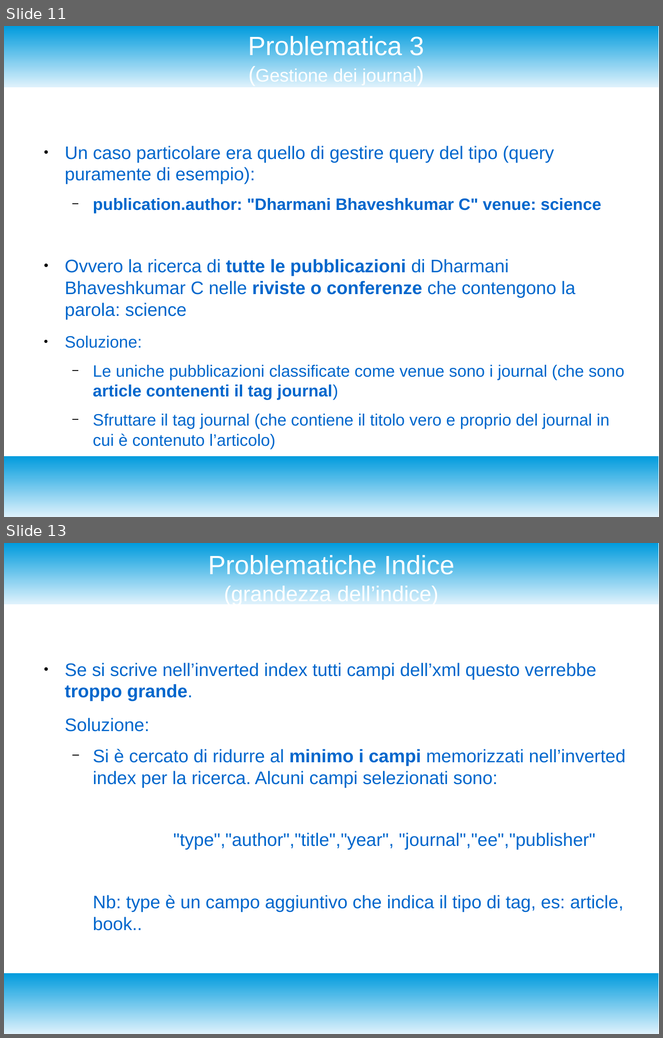
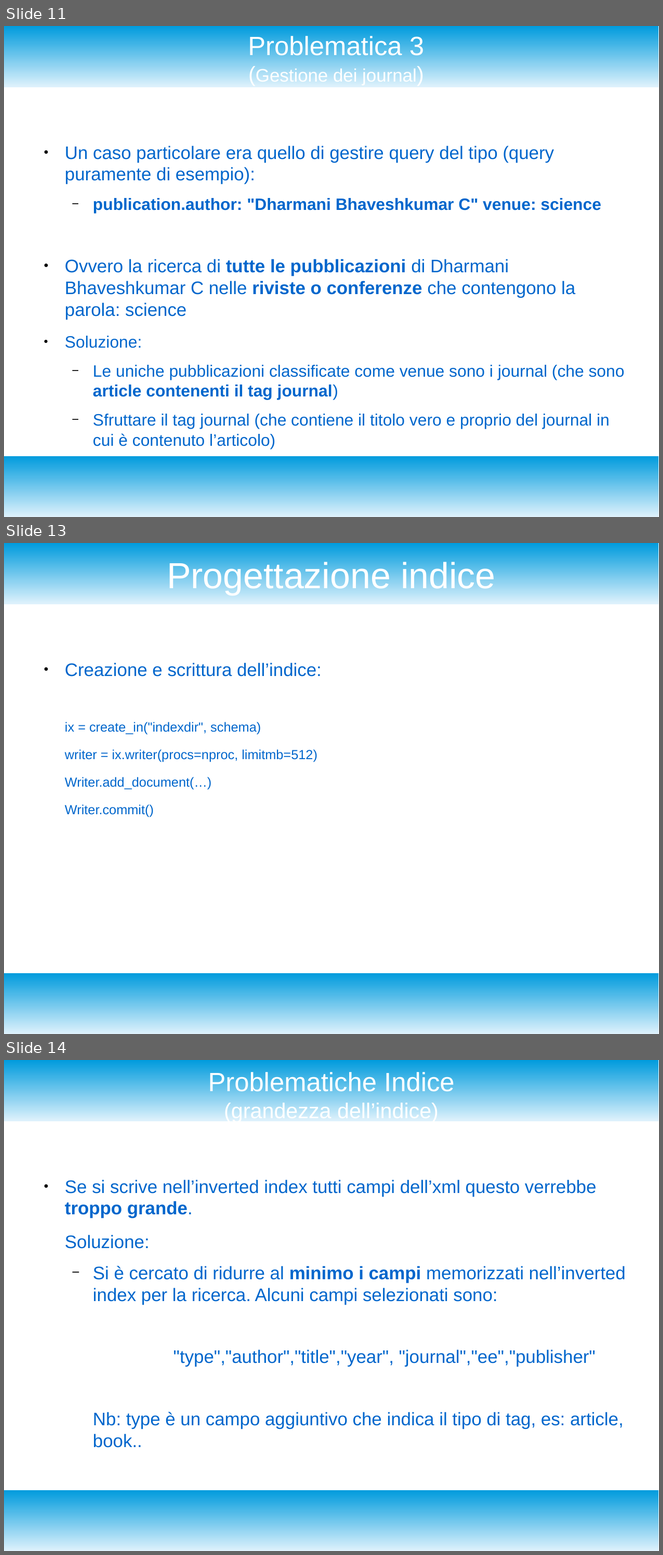
Before and after one commit to enrico404/SearchEngineForDblp, a slide deck: DocDblpSearchEngine.odp. Shown one above the other, each under a label of ours: slides 11 and 13 before the commit, slides 11, 13 and 14 after it; the slides between them are not shown. The pictures are 663x1038 and 663x1555 pixels, drawn with LibreOffice and Linux fonts; fonts in the diff are those of the drawing. Boxes give left, top, right and bottom in pixels: in the first picture for what was removed or moved away, otherwise in the second. Text is boxed around its words. In the diff, an @@ line names an element or a change of style, - is before the commit and + after.

Commit message:
improvements to the documentation

```diff
--- a/DocDblpSearchEngine.odp
+++ b/DocDblpSearchEngine.odp
@@ slide 13 added at <box>4,543,659,1034</box>, background #FFFFFF; not listed: 2 template elements that a slide beside it also shows @@
@@ title added at <box>167,559,495,595</box>, 44 pt, text #FFFFFF @@
+Progettazione indice
@@ text added at <box>65,663,322,818</box>, 16 pt, text #0066CC @@
+● Creazione e scrittura dell’indice:
+ix = create_in("indexdir", schema)
+writer = ix.writer(procs=nproc, limitmb=512)
+Writer.add_document(…)
+Writer.commit()
@@ what was slide 13 is now slide 14 @@
```
Also in this commit, not shown: 4 slides changed, 1 other file.
